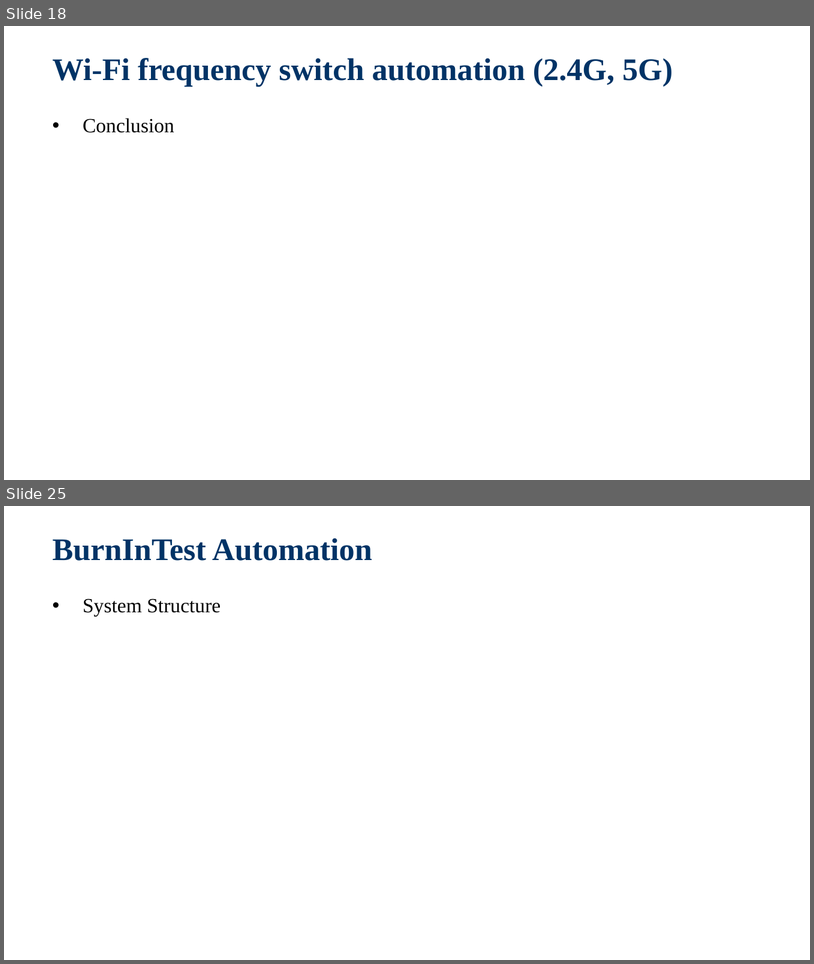
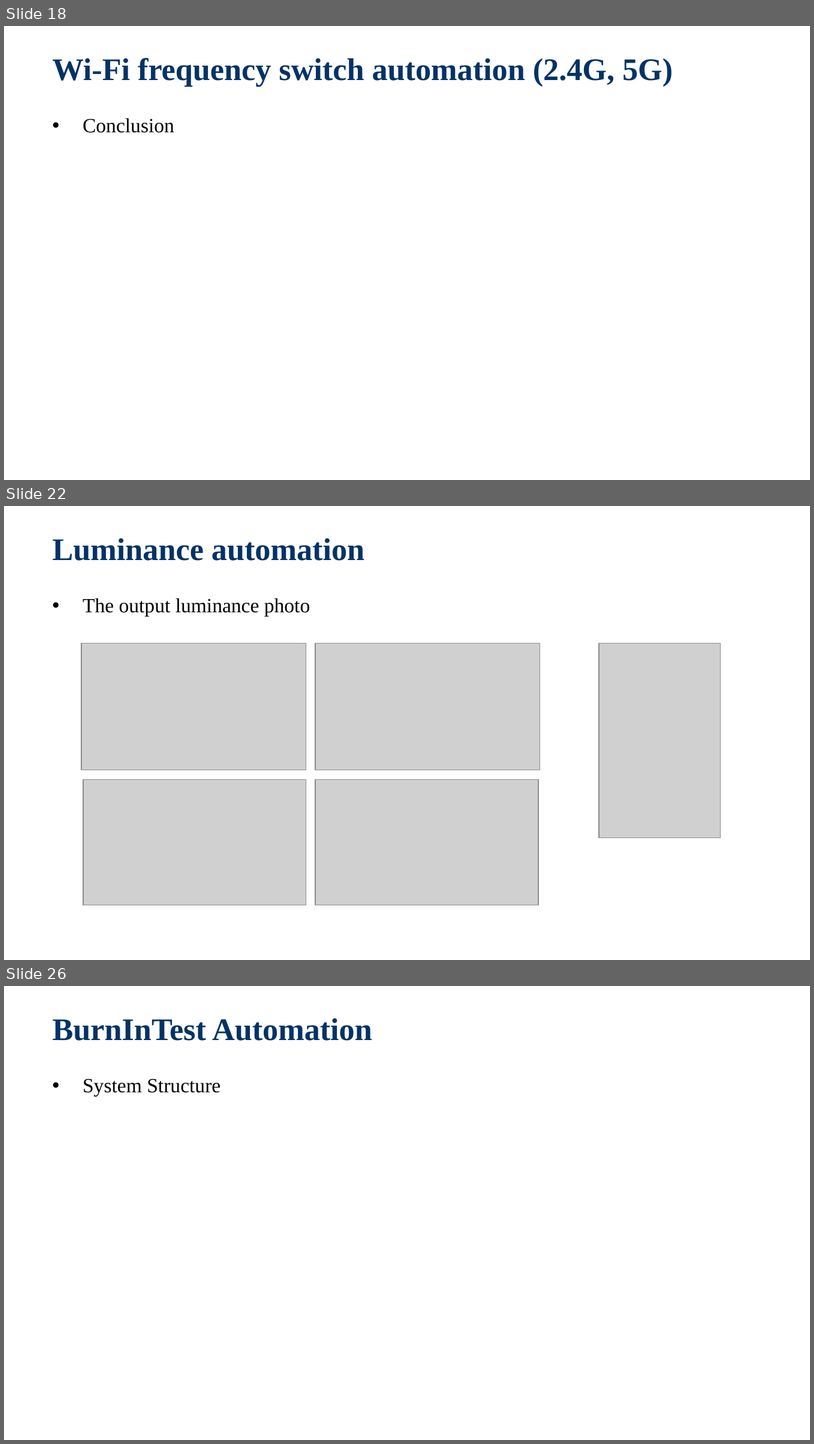
Before and after one commit to jackiejay888/automation, a slide deck: kpi/Test Automation_Demo.pptx. Shown one above the other, each under a label of ours: slides 18 and 25 before the commit, slides 18, 22 and 26 after it; the slides between them are not shown. The pictures are 814x964 and 814x1444 pixels, drawn with LibreOffice and Linux fonts; fonts in the diff are those of the drawing; grey boxes stand for pictures; background and template pictures are left out. Boxes give left, top, right and bottom in pixels: in the first picture for what was removed or moved away, otherwise in the second. Text is boxed around its words. In the diff, an @@ line names an element or a change of style, - is before the commit and + after.

```diff
--- a/kpi/Test Automation_Demo.pptx
+++ b/kpi/Test Automation_Demo.pptx
@@ slide 22 added at (4, 506, 810, 960), background picture (left out) @@
@@ title added at (53, 538, 365, 561), 28 pt, text #003366, bold @@
+Luminance automation
@@ text added at (83, 598, 310, 616), 18 pt, text #000000 @@
+  • The output luminance photo
@@ picture added at (81, 643, 306, 769) @@
@@ picture added at (315, 643, 540, 769) @@
@@ picture added at (599, 643, 721, 837) @@
@@ picture added at (83, 780, 306, 905) @@
@@ picture added at (315, 780, 539, 905) @@
@@ what was slide 25 is now slide 26 @@
```
Also in this commit, not shown: 5 slides changed, 1 other slide added, 1 slide removed, 1 other file.
